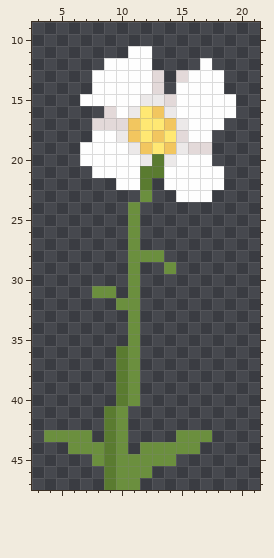
Pixel-art file -- bnp/resources/sprites/flower_01/flower_01.aseprite. The picture above was drawn from the file before the commit.
24x48 pixels, 1 frame. Colours within 5 levels of each other are drawn and written as one. Shown: x 3..21, y 9..47.
And afterwards:
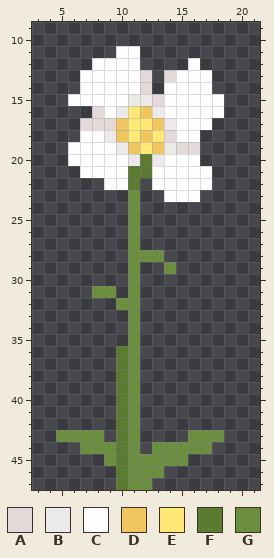
Palette (. is transparent): A #e3d9d9  B #ece9e9  C #fefefe  D #f2c65f  E #ffe873  F #5a7b30  G #6b8f3e
Diff:
{"y":11,"x":10,"old":".","new":"C"}
{"y":11,"x":12,"old":"C","new":"."}
{"y":12,"x":8,"old":".","new":"C"}
{"y":12,"x":12,"old":"C","new":"."}
{"y":12,"x":16,"old":".C","new":"C."}
{"y":13,"x":7,"old":".","new":"C"}
{"y":13,"x":12,"old":"CA.A","new":"A.AC"}
{"y":13,"x":18,"old":"C","new":"."}
{"y":14,"x":7,"old":".","new":"C"}
{"y":14,"x":12,"old":"CA.","new":"A.C"}
{"y":14,"x":18,"old":"C","new":"."}
{"y":15,"x":6,"old":".","new":"C"}
{"y":15,"x":11,"old":"C","new":"B"}
{"y":15,"x":13,"old":"BA","new":"AC"}
{"y":15,"x":19,"old":"C","new":"."}
{"y":16,"x":8,"old":".ACBEDB","new":"ACBEDBC"}
{"y":16,"x":19,"old":"C","new":"."}
{"y":17,"x":7,"old":".","new":"A"}
{"y":17,"x":10,"old":"AD","new":"DE"}
{"y":17,"x":13,"old":"EDB","new":"DBC"}
{"y":17,"x":18,"old":"C","new":"."}
{"y":18,"x":7,"old":".","new":"C"}
{"y":18,"x":9,"old":"CBDEDEA","new":"BDEDEAC"}
{"y":18,"x":17,"old":"C","new":"."}
{"y":19,"x":6,"old":".","new":"C"}
{"y":19,"x":10,"old":"CBDEDB","new":"BDEDBA"}
{"y":19,"x":17,"old":"A","new":"."}
{"y":20,"x":6,"old":".","new":"C"}
{"y":20,"x":11,"old":"CBFB","new":"BFBC"}
{"y":20,"x":17,"old":"C","new":"."}
{"y":21,"x":7,"old":".","new":"C"}
{"y":21,"x":11,"old":"C","new":"F"}
{"y":21,"x":13,"old":"F","new":"C"}
{"y":21,"x":18,"old":"C","new":"."}
{"y":22,"x":9,"old":".","new":"C"}
{"y":22,"x":11,"old":"CF.","new":"F.C"}
{"y":22,"x":18,"old":"C","new":"."}
{"y":23,"x":11,"old":".G","new":"G."}
{"y":23,"x":14,"old":".","new":"C"}
{"y":23,"x":17,"old":"C","new":"."}
{"y":41,"x":9,"old":"FG.","new":".FG"}
{"y":42,"x":9,"old":"FG.","new":".FG"}
{"y":43,"x":4,"old":"G","new":"."}
{"y":43,"x":8,"old":".FG.","new":"G.FG"}
{"y":43,"x":15,"old":"G","new":"."}
{"y":43,"x":18,"old":".","new":"G"}
{"y":44,"x":6,"old":"G","new":"."}
{"y":44,"x":9,"old":"FG.G","new":"GFG."}
{"y":44,"x":17,"old":".","new":"G"}
{"y":45,"x":8,"old":"GFG","new":".GF"}
{"y":45,"x":15,"old":".","new":"G"}
{"y":46,"x":9,"old":"FG","new":".F"}
{"y":46,"x":13,"old":".","new":"G"}
{"y":47,"x":9,"old":"FG","new":".F"}
{"y":47,"x":12,"old":".","new":"G"}
{"label":"changed","picture_box":[68,46,236,202]}
{"label":"changed","picture_box":[44,406,224,490]}
